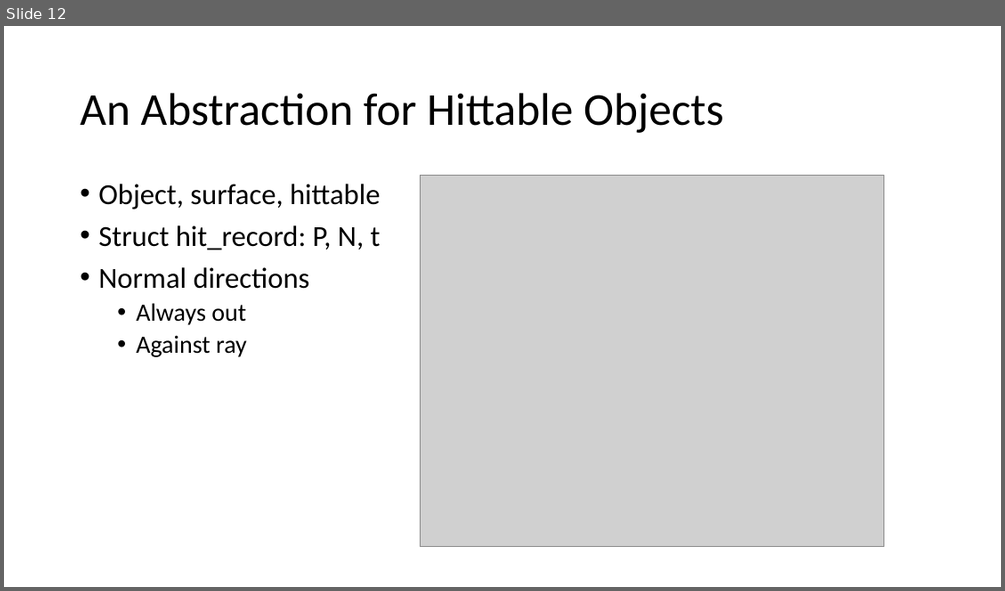
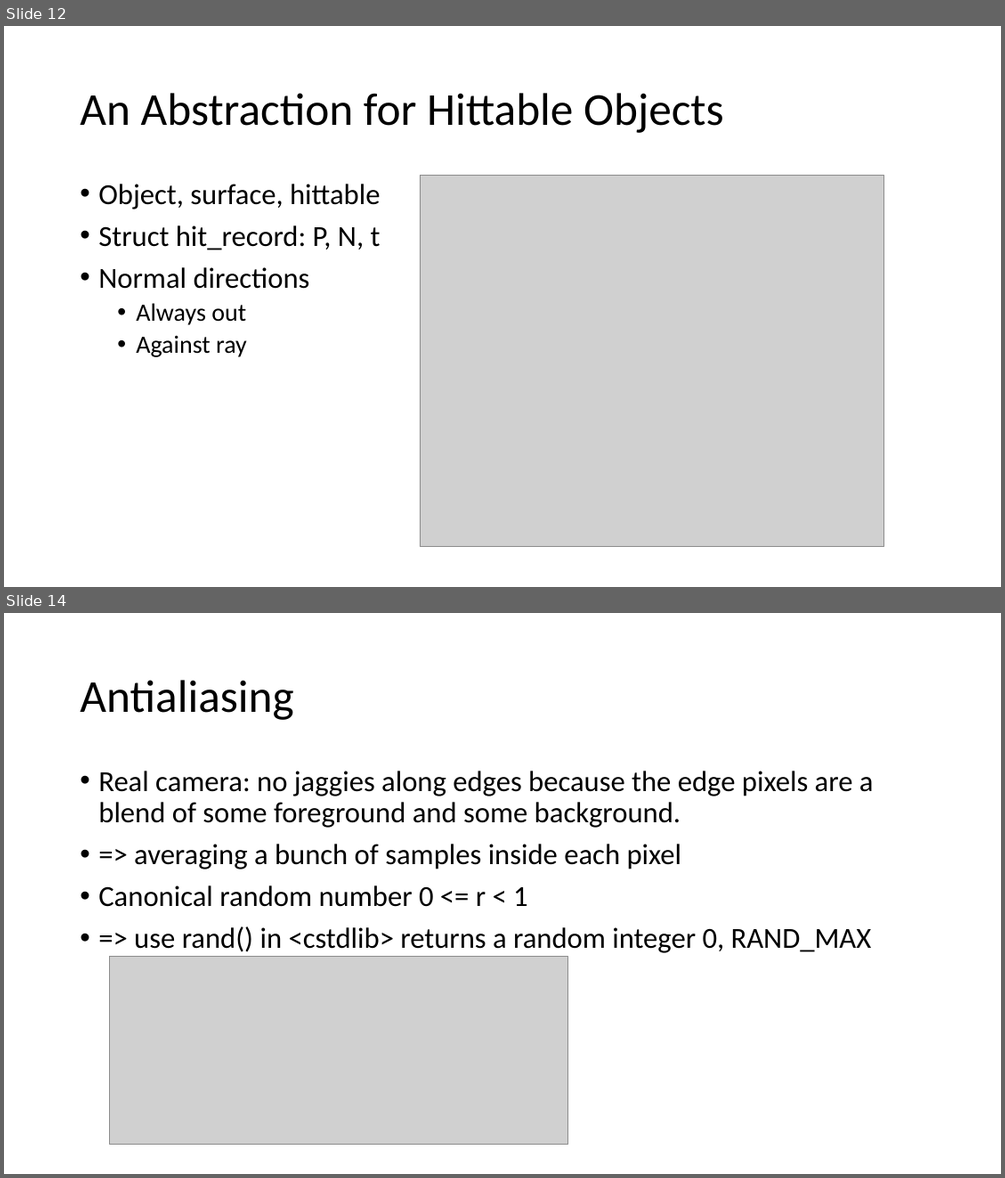
Before and after one commit to yxshi610/RayTracing, a slide deck: RayTracing.pptx. Shown one above the other, each under a label of ours: slide 12 before the commit, slides 12 and 14 after it; the slides between them are not shown. The pictures are 1005x591 and 1005x1178 pixels, drawn with LibreOffice and Linux fonts; fonts in the diff are those of the drawing; grey boxes stand for pictures. Boxes give left, top, right and bottom in pixels: in the first picture for what was removed or moved away, otherwise in the second. Text is boxed around its words. In the diff, an @@ line names an element or a change of style, - is before the commit and + after.

```diff
--- a/RayTracing.pptx
+++ b/RayTracing.pptx
@@ slide 14 added at <box>4,613,1001,1174</box>, background #FFFFFF @@
@@ title added at <box>80,680,293,720</box>, 44 pt, text #000000 @@
+Antialiasing
@@ text added at <box>98,771,874,953</box>, 28 pt, text #000000 @@
+• Real camera: no jaggies along edges because the edge pixels are a blend of some foreground and some background.
+• => averaging a bunch of samples inside each pixel
+• Canonical random number 0 <= r < 1
+• => use rand() in <cstdlib> returns a random integer 0, RAND_MAX
@@ picture added at <box>109,957,568,1144</box> @@
```
Also in this commit, not shown: 9 other slides added, 21 other files.
